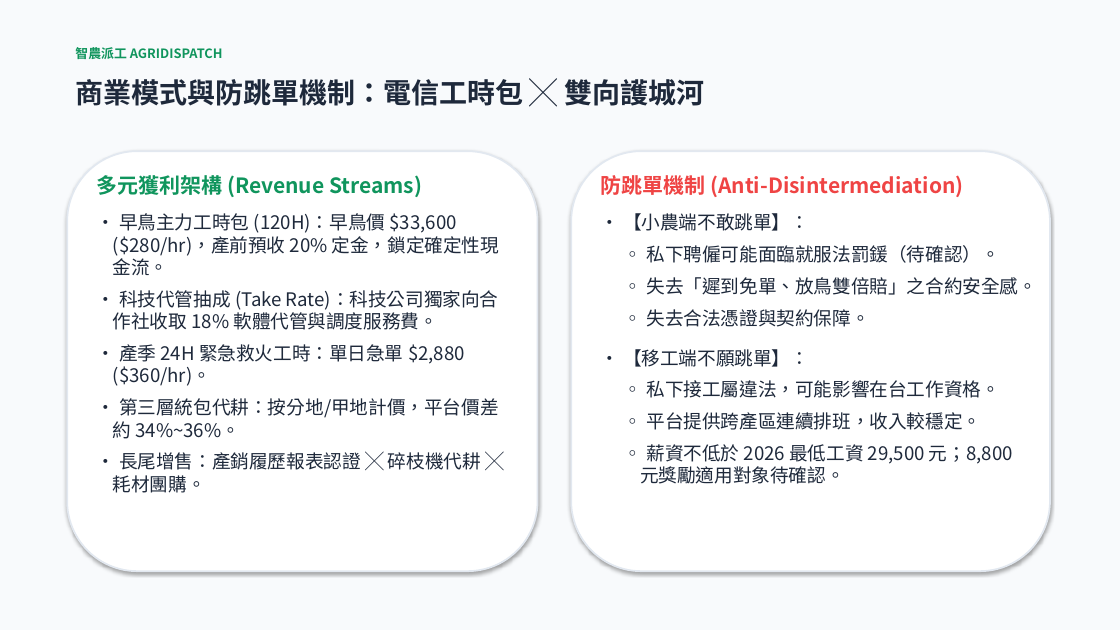
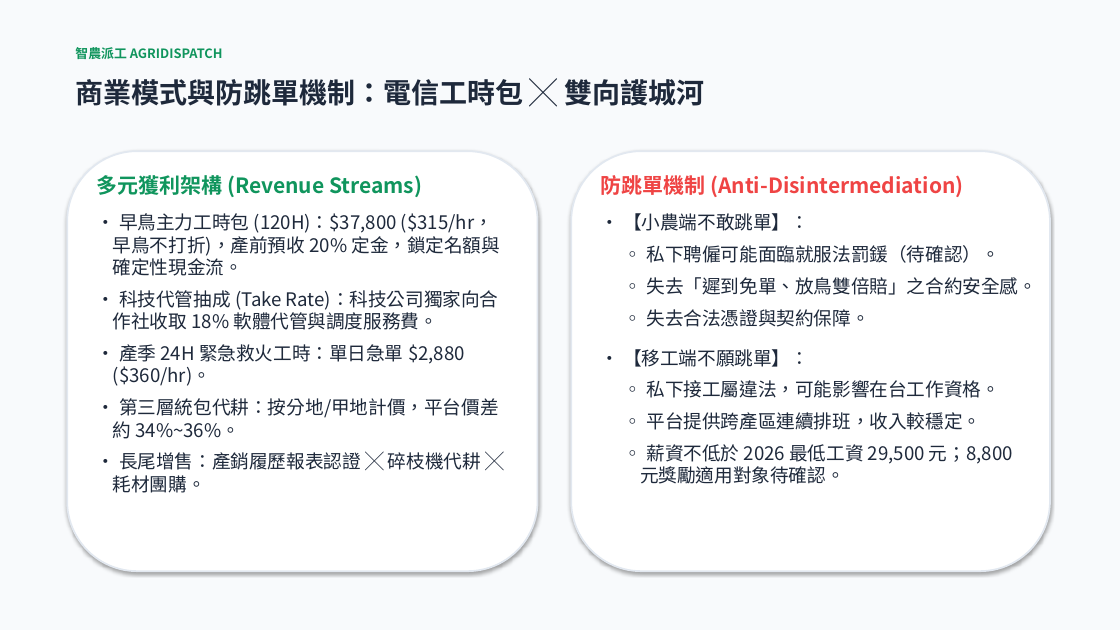
Before and after one commit to xx8888x/agridispatch, a slide deck: slide 6 of 06_簡報與路演Pitch/02_智農派工_Demo簡報_加速器Pitch.pptx. Drawn at 1120x630 pixels with LibreOffice and Linux fonts; fonts in the diff are those of the drawing. Boxes give left, top, right and bottom in pixels: in the first picture for what was removed or moved away, otherwise in the second. Text is boxed around its words. In the diff, an @@ line names an element or a change of style, - is before the commit and + after.

```diff
--- a/06_簡報與路演Pitch/02_智農派工_Demo簡報_加速器Pitch.pptx
+++ b/06_簡報與路演Pitch/02_智農派工_Demo簡報_加速器Pitch.pptx
@@ text at (113, 213, 500, 276): text changed @@
-• 早鳥主力工時包 (120H)：早鳥價 $33,600 ($280/hr)，產前預收 20% 定金，鎖定確定性現金流。
+• 早鳥主力工時包 (120H)：$37,800 ($315/hr，早鳥不打折)，產前預收 20% 定金，鎖定名額與確定性現金流。
```
Also in this commit, not shown: 19 other files.
